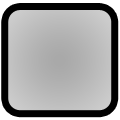
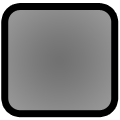
Comparing the layer stacks of the two 120 x 120 images. Changes:
painted on "Shape 1 copy" over [8, 10, 112, 111]
